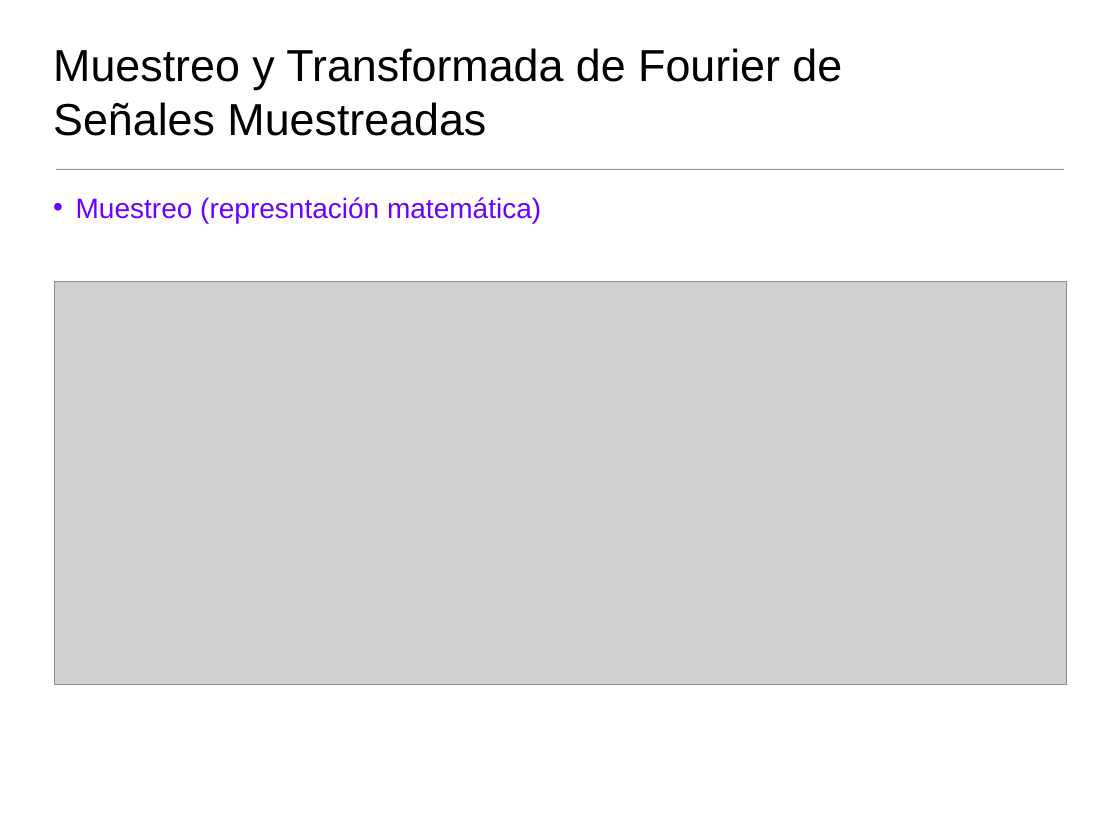
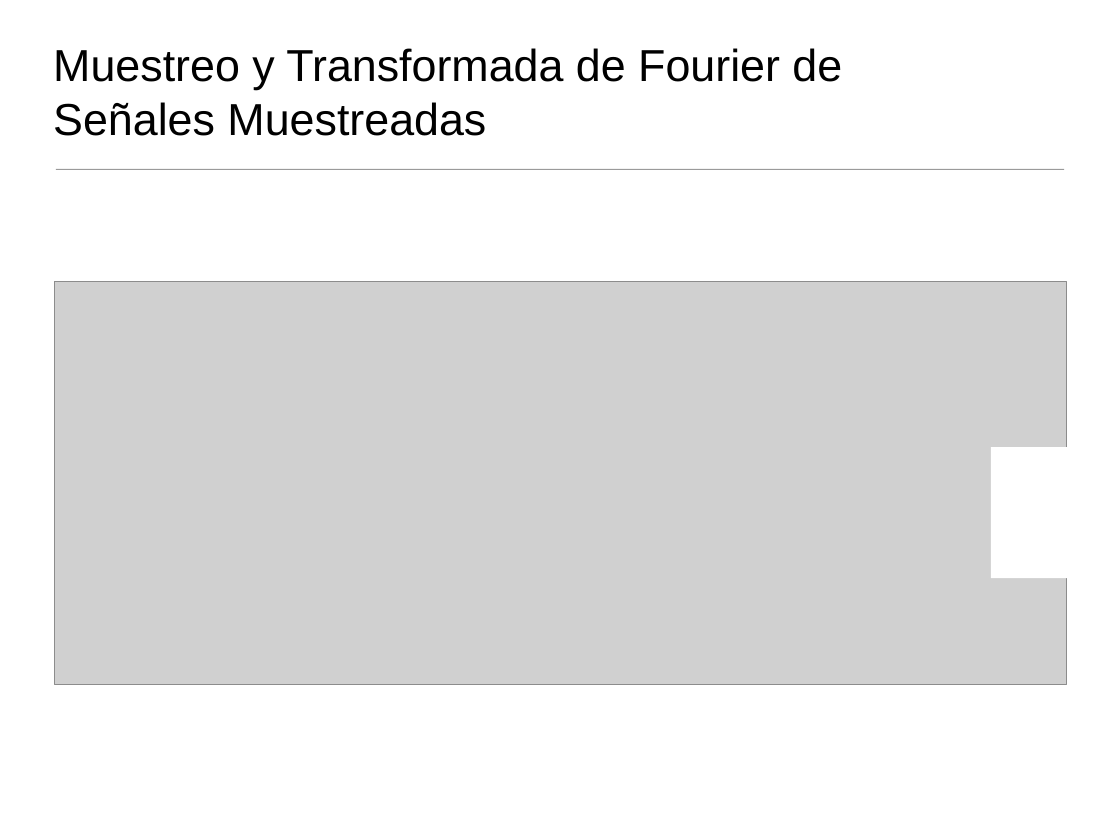
Before and after one commit to domingomery/imagenes, a slide deck: slide 23 of clases/Cap04_Sistemas_Lineales/presentations/IMG04_Fourier1D_Teoria.pptx (slide 28 before the commit). Drawn at 1120x840 pixels with LibreOffice and Linux fonts; fonts in the diff are those of the drawing; grey boxes stand for pictures. Boxes give left, top, right and bottom in pixels: in the first picture for what was removed or moved away, otherwise in the second. Text is boxed around its words. In the diff, an @@ line names an element or a change of style, - is before the commit and + after.

```diff
--- a/clases/Cap04_Sistemas_Lineales/presentations/IMG04_Fourier1D_Teoria.pptx
+++ b/clases/Cap04_Sistemas_Lineales/presentations/IMG04_Fourier1D_Teoria.pptx
@@ text removed at bbox=[76, 197, 541, 223] @@
-• Muestreo (represntación matemática)
@@ rectangle added at bbox=[991, 448, 1084, 579], fill #FFFFFF @@
```
Also in this commit, not shown: 23 other slides changed, 9 slides added, 20 slides removed, 14 other files.
